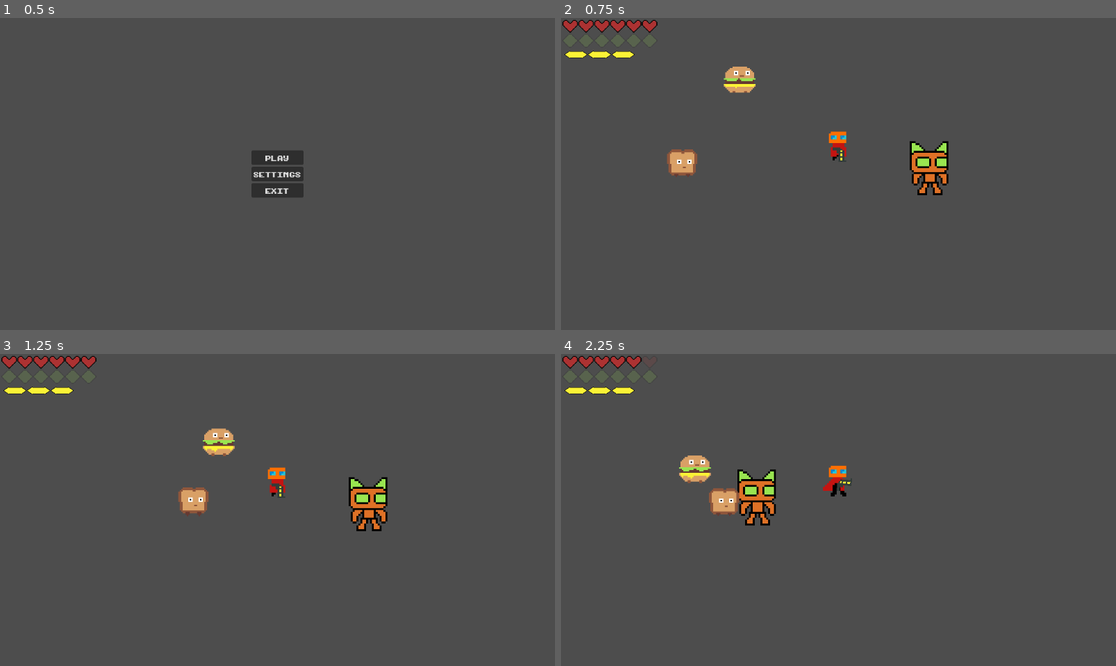
Above: before the commit, frames 1-4 (two rows, left to right).
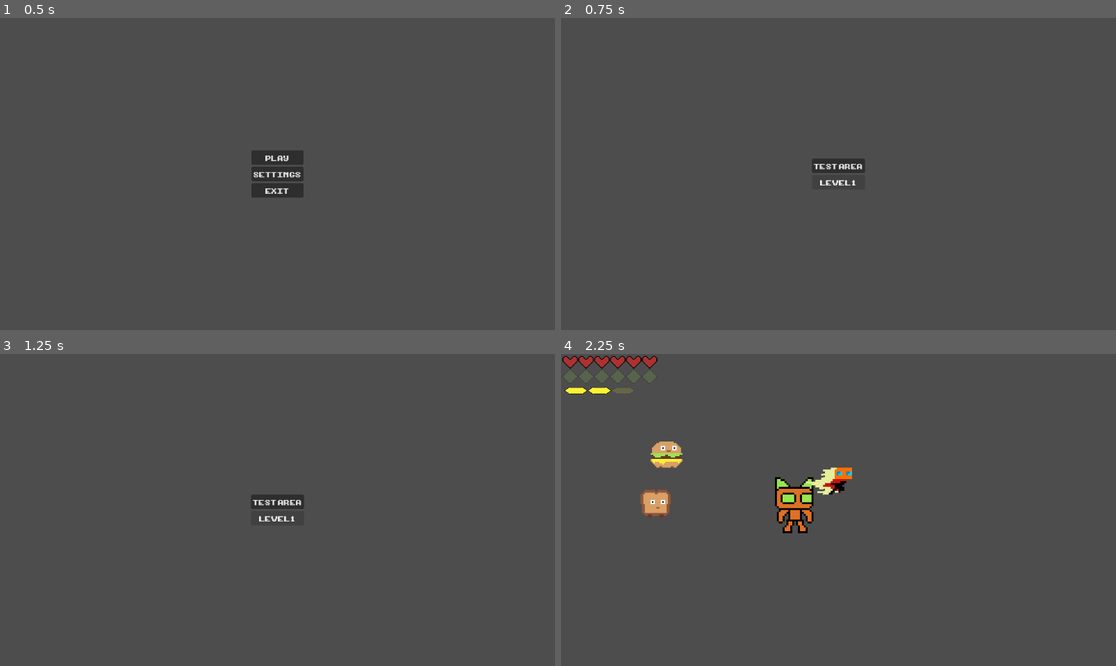
Above: after the commit, the same moments.

Repository: mendsergon/Kill-The-Food-Pyramid
Game: Godot game, scene res://Assets/Scenes/main_menu.tscn
The game is run twice, just before and just after one commit, with the same random seed, the same clock (stepped at 60 frames per second) and the same inputs.
Inputs (mouse positions are in pixels of both pictures, inside the frame that each line leads up to):
- Up to frame 1 (0.5 s): no input
- Up to frame 2 (0.75 s): click "PLAY" at 0.5 s
- Up to frame 3 (1.25 s): no input
- Up to frame 4 (2.25 s): click (838, 500) at 1.25 s, where only the run after the commit has a clickable "TEST AREA"; move the mouse to (960, 494) at 2.02 s; hold D (move_right) from 2.03 s (still down); tap Shift (dash) at 2.1 s

Frame 1 is identical in both runs. In frame 2, 3.1% of the frame differs, in the area x 0-70%, y 0-57%; in frame 3, 3.2%; in frame 4, 4.2%, in the area x 9-53%, y 0-58%.

Commit message:
Added level menu

Diff:
--- /dev/null
+++ b/Assets/Scenes/level_menu.gd
@@ -0,0 +1,7 @@
+extends Control
+
+func _on_test_area_pressed() -> void:
+	call_deferred("_deferred_change_scene", "res://Assets/Scenes/game.tscn")
+
+func _deferred_change_scene(scene_path: String) -> void:
+	get_tree().change_scene_to_file(scene_path)
--- /dev/null
+++ b/Assets/Scenes/level_menu.tscn
@@ -0,0 +1,47 @@
+[gd_scene load_steps=3 format=3 uid="uid://bhgwo3lkrssho"]
+
+[ext_resource type="Script" uid="uid://bqpc568bnqysn" path="res://Assets/Scenes/level_menu.gd" id="1_4pf6b"]
+[ext_resource type="FontFile" uid="uid://d3pduwwgusfuc" path="res://Assets/Fonts/NormalFont.ttf" id="1_m71ff"]
+
+[node name="level_menu" type="Control"]
+layout_mode = 3
+anchors_preset = 15
+anchor_right = 1.0
+anchor_bottom = 1.0
+grow_horizontal = 2
+grow_vertical = 2
+script = ExtResource("1_4pf6b")
+
+[node name="MarginContainer" type="MarginContainer" parent="."]
+layout_mode = 1
+anchors_preset = 8
+anchor_left = 0.5
+anchor_top = 0.5
+anchor_right = 0.5
+anchor_bottom = 0.5
+offset_left = -35.0
+offset_top = -50.5
+offset_right = 35.0
+offset_bottom = 50.5
+grow_horizontal = 2
+grow_vertical = 2
+
+[node name="VBoxContainer" type="VBoxContainer" parent="MarginContainer"]
+layout_mode = 2
+size_flags_horizontal = 4
+size_flags_vertical = 4
+
+[node name="Test Area" type="Button" parent="MarginContainer/VBoxContainer"]
+layout_mode = 2
+size_flags_vertical = 4
+theme_override_fonts/font = ExtResource("1_m71ff")
+text = "TEST AREA
+"
+
+[node name="Level 1" type="Button" parent="MarginContainer/VBoxContainer"]
+layout_mode = 2
+theme_override_fonts/font = ExtResource("1_m71ff")
+text = "LEVEL 1
+"
+
+[connection signal="pressed" from="MarginContainer/VBoxContainer/Test Area" to="." method="_on_test_area_pressed"]
--- a/Assets/Scenes/main_menu.gd
+++ b/Assets/Scenes/main_menu.gd
@@ -1,13 +1,13 @@
 extends Control
 
-
 func _on_play_pressed() -> void:
-	get_tree().change_scene_to_file("res://Assets/Scenes/game.tscn")
-
+	call_deferred("_deferred_change_scene", "res://Assets/Scenes/level_menu.tscn")
 
 func _on_settings_pressed() -> void:
 	pass
 
-
 func _on_exit_pressed() -> void:
 	get_tree().quit()
+
+func _deferred_change_scene(scene_path: String) -> void:
+	get_tree().change_scene_to_file(scene_path)
Not shown, added: Assets/Scenes/level_menu.gd.uid
